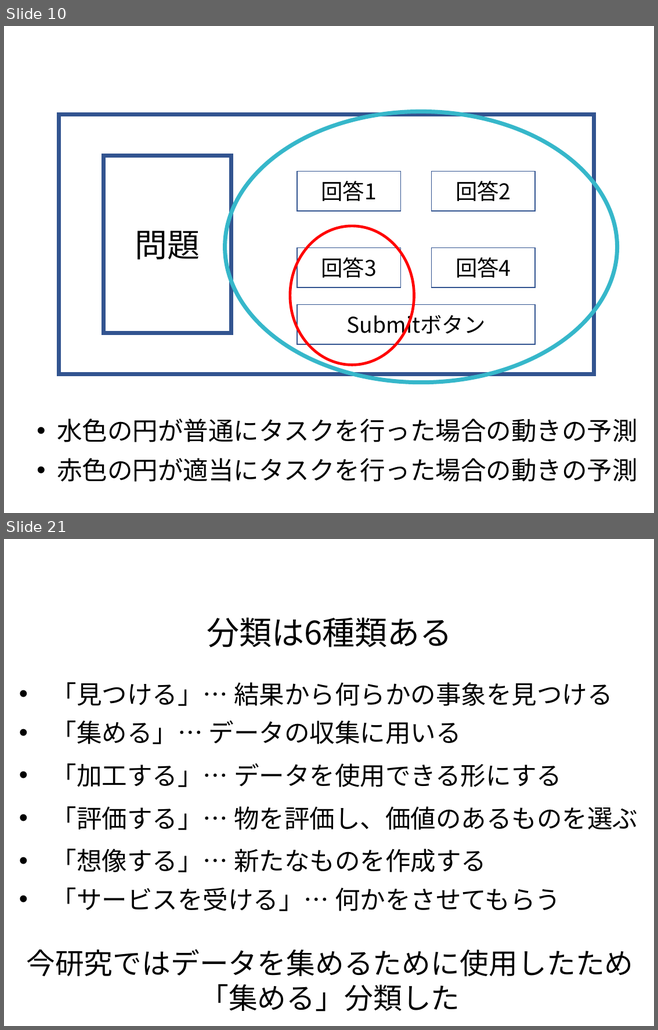
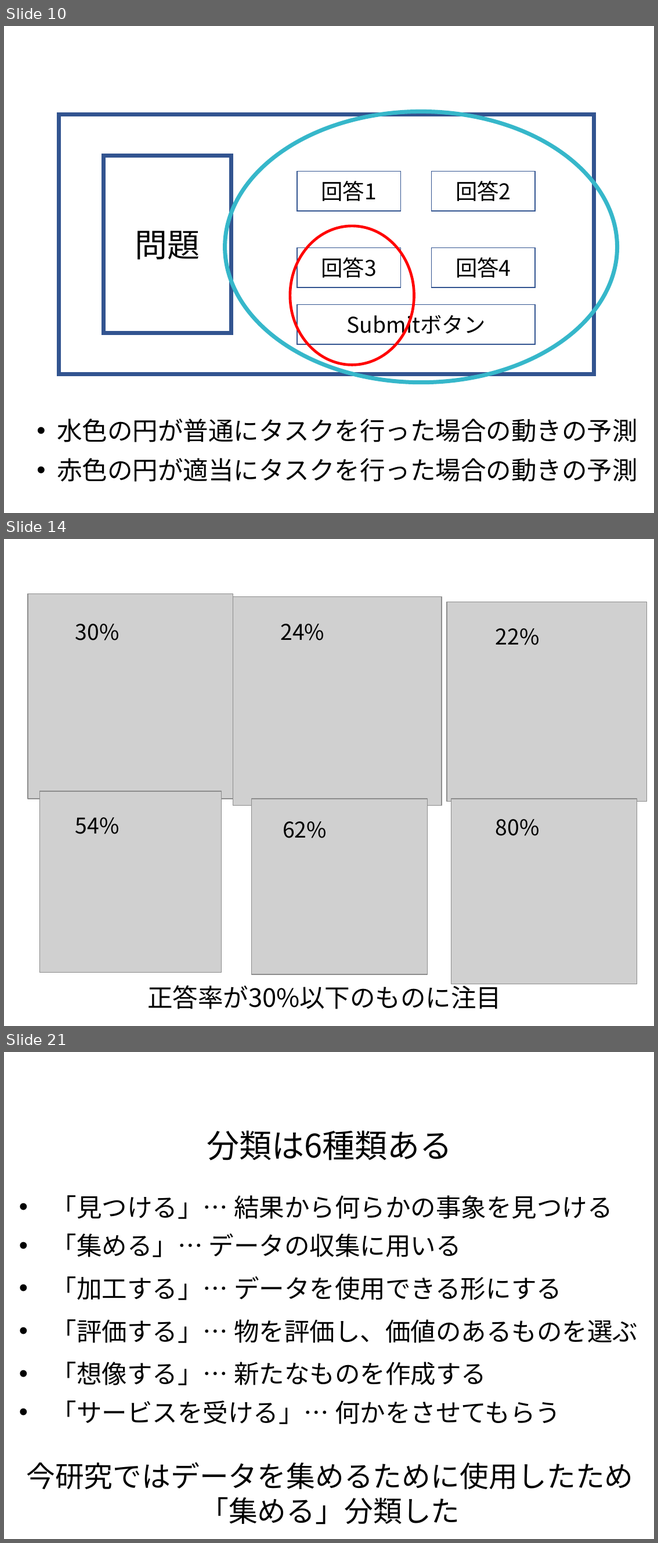
Before and after one commit to tomoya-mikami/task2, a slide deck: slide/presentation.pptx. Shown one above the other, each under a label of ours: slides 10 and 21 before the commit, slides 10, 14 and 21 after it; the slides between them are not shown. The pictures are 658x1030 and 658x1543 pixels, drawn with LibreOffice and Linux fonts; fonts in the diff are those of the drawing; grey boxes stand for pictures; background and template pictures are left out. Boxes give left, top, right and bottom in pixels: in the first picture for what was removed or moved away, otherwise in the second. Text is boxed around its words. In the diff, an @@ line names an element or a change of style, - is before the commit and + after.

```diff
--- a/slide/presentation.pptx
+++ b/slide/presentation.pptx
@@ slide 14 added at [4,539,654,1026], background picture (left out) @@
@@ text added at [4,549,654,608], 24 pt, text #FFFFFF, bold @@
+169中Gold Standardの設問を間違えていたデータは6つ
@@ page number added at [500,549,647,575], 21 pt, text #FFFFFF @@
+14
@@ picture added at [28,594,233,799] @@
@@ picture added at [233,597,441,805] @@
@@ picture added at [447,602,647,802] @@
@@ text added at [75,624,119,641], 24 pt, text #000000 @@
+30%
@@ text added at [280,624,324,641], 24 pt, text #000000 @@
+24%
@@ text added at [495,628,539,645], 24 pt, text #000000 @@
+22%
@@ picture added at [40,791,221,972] @@
@@ picture added at [252,799,427,975] @@
@@ picture added at [451,799,637,984] @@
@@ text added at [75,817,119,834], 24 pt, text #000000 @@
+54%
@@ text added at [282,821,326,838], 24 pt, text #000000 @@
+62%
@@ text added at [495,819,539,836], 24 pt, text #000000 @@
+80%
@@ text added at [147,982,501,1009], 28 pt, text #000000 @@
+正答率が30%以下のものに注目
```
Also in this commit, not shown: 19 slides changed, 3 other slides added, 1 slide removed, 2 other files.
